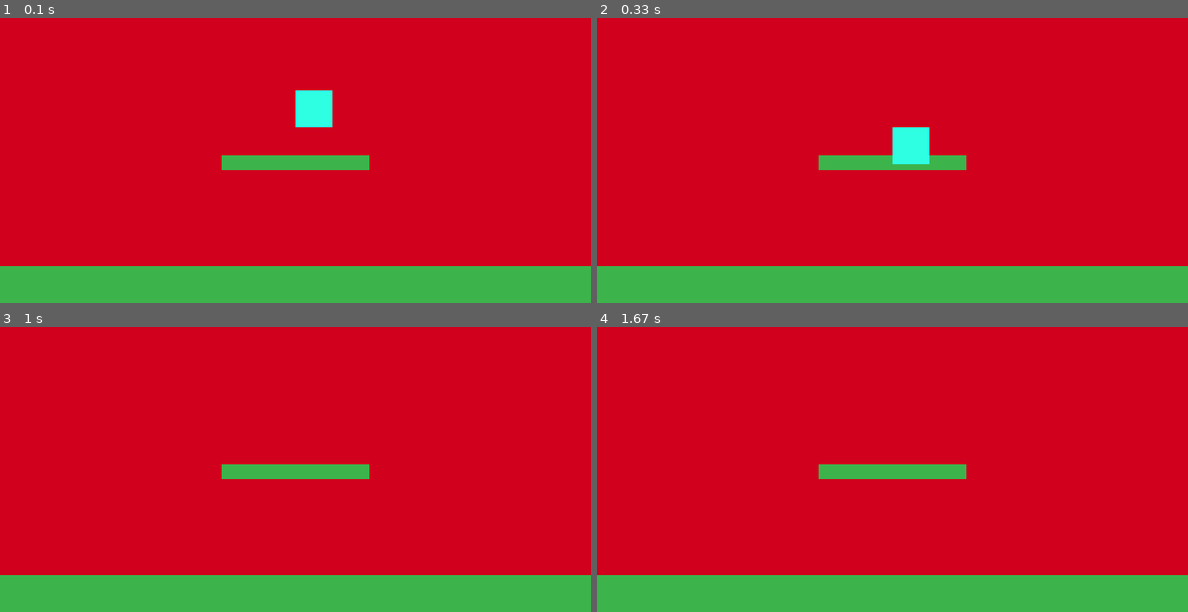
Above: before the commit, frames 1-4 (two rows, left to right).
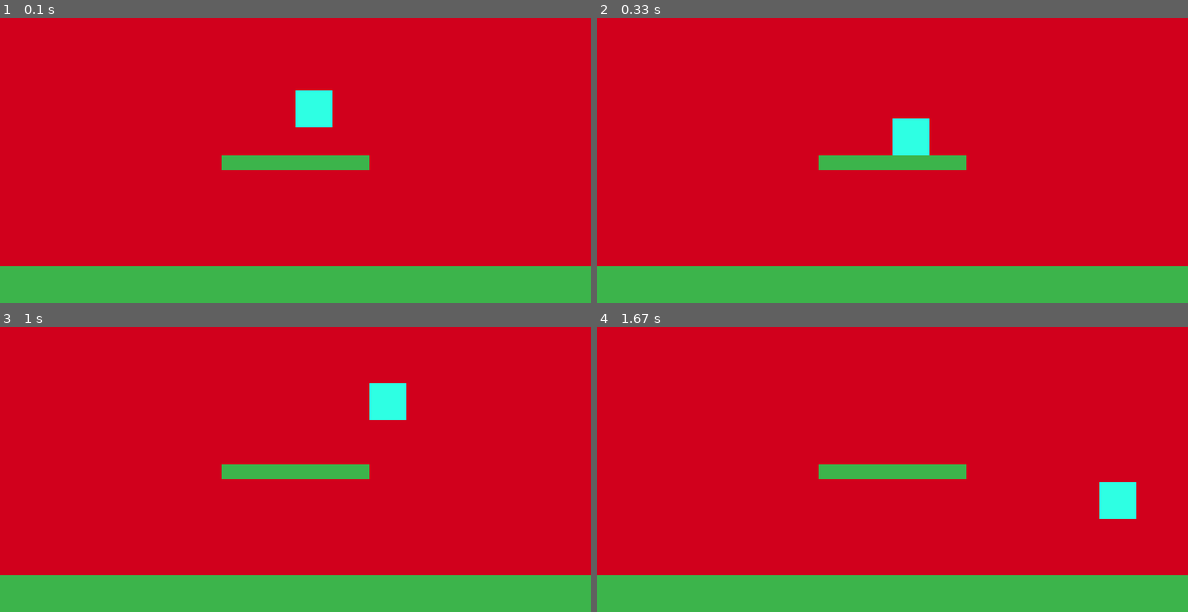
Above: after the commit, the same moments.

Repository: AmariJ21/Pygame-Code
Game: pygame game, started from squareDeath.py
Two runs of this game, one before a commit and one after it. Both use one fixed random seed, a clock stepped at 60 frames per second and the inputs below.
Inputs:
- Up to frame 1 (0.1 s): no input
- Up to frame 2 (0.33 s): no input
- Up to frame 3 (1 s): tap Space at 0.33, 0.73 s; hold Right from 0.67 s (still down)
- Up to frame 4 (1.67 s): tap Space at 1.03, 1.23, 1.53 s; release Right at 1.13 s; hold Right 1.17-1.63 s

Frame 1 is identical in both runs. In frame 2, 0.4% of the frame differs, in the area x 50-57%, y 35-52%; in frame 3, 0.8%, in the area x 62-69%, y 19-33%; in frame 4, 0.8%.

Commit message:
Simplify gravity/landing code for a kid-friendly read
Renames variables to plain English (fall_speed, jump_power,
standing_on_something) and replaces the collision math with a
clear step-by-step comment flow so kids can follow along.

Co-Authored-By: Claude Sonnet 5 <noreply@anthropic.com>
Claude-Session: https://claude.ai/code/session_01GU2pVL6xUfHzQGsF94G1Vs

Diff:
--- a/squareDeath.py
+++ b/squareDeath.py
@@ -13,16 +13,14 @@
 # Sideways speed of square
 speed = 5
 
-# --- Gravity setup ---
-# Gravity is just a number we add to the square's vertical speed
-# every frame, so it speeds up the longer it falls (acceleration!).
+# Gravity: a small number we add to fall_speed every frame.
+# The longer the square falls, the faster it goes!
 gravity = 0.5
-velocity_y = 0
-jump_strength = -12
-on_ground = False
+fall_speed = 0
+jump_power = -12
+standing_on_something = False
 
-# --- Platforms the square can land on ---
-# A platform is just a rectangle, same as the square.
+# A platform is just a rectangle the square can stand on.
 ground = pygame.Rect(0, 550, 800, 50)
 floating_platform = pygame.Rect(300, 400, 200, 20)
 platforms = [ground, floating_platform]
@@ -43,23 +41,25 @@
         square.x += speed
 
     # Jumping only works while standing on something
-    if keys[pygame.K_SPACE] and on_ground:
-        velocity_y = jump_strength
+    if keys[pygame.K_SPACE] and standing_on_something:
+        fall_speed = jump_power
 
-    # Gravity pulls the square down a little more each frame
-    velocity_y += gravity
-    square.y += velocity_y
-    on_ground = False
+    # Step 1: remember where the bottom of the square was before it moves
+    bottom_before = square.bottom
 
-    # Check if the square has landed on top of any platform
+    # Step 2: gravity speeds up the fall, then we actually move the square
+    fall_speed += gravity
+    square.y += fall_speed
+    standing_on_something = False
+
+    # Step 3: did the square just land on top of a platform?
     for platform in platforms:
-        if square.colliderect(platform):
-            falling = velocity_y > 0
-            was_above = (square.bottom - velocity_y) <= platform.top
-            if falling and was_above:
-                square.bottom = platform.top
-                velocity_y = 0
-                on_ground = True
+        square_was_above_platform = bottom_before <= platform.top
+        square_touches_platform_now = square.colliderect(platform)
+        if square_was_above_platform and square_touches_platform_now:
+            square.bottom = platform.top
+            fall_speed = 0
+            standing_on_something = True
 
     # Clear the screen
     screen.fill((209, 0, 28))
